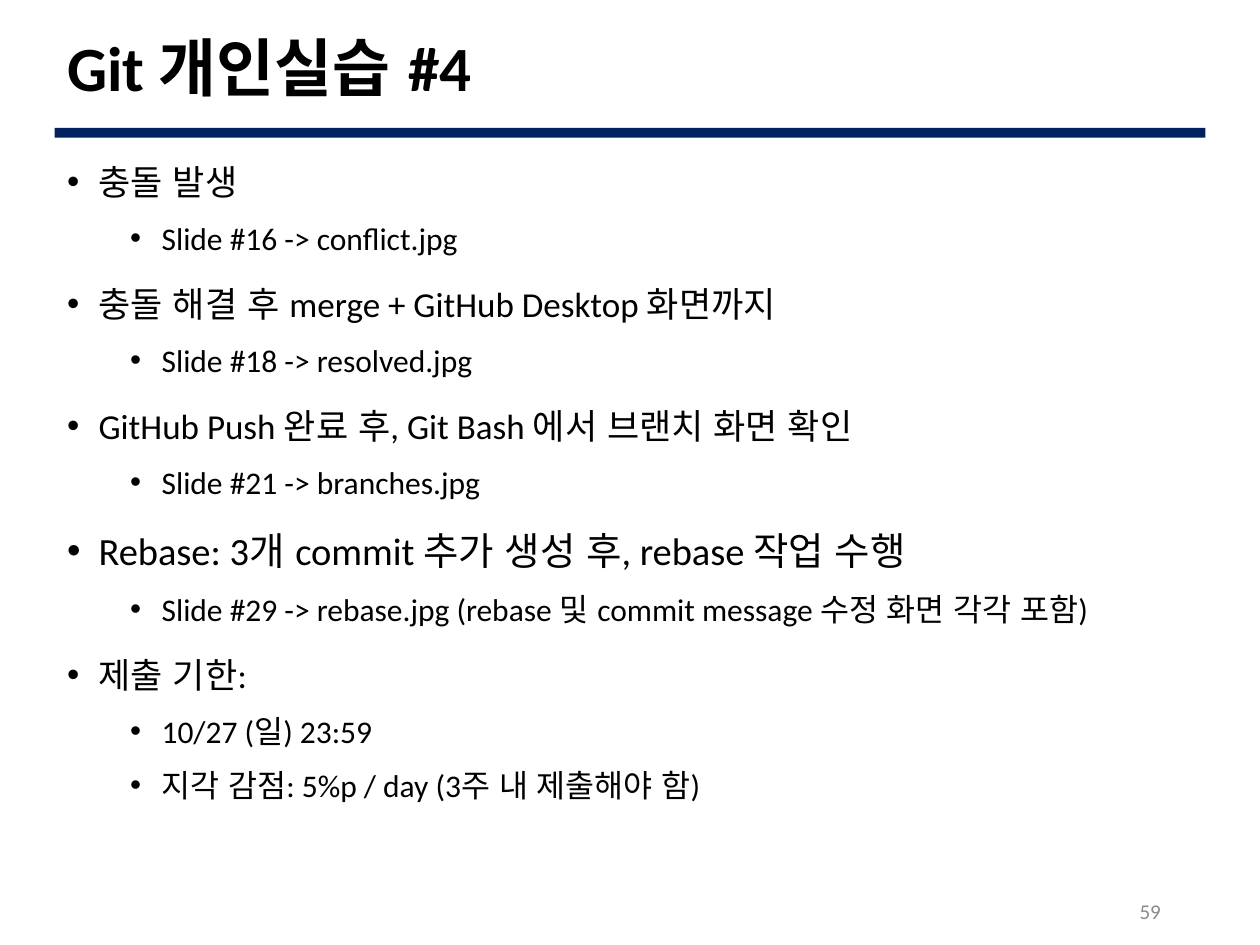
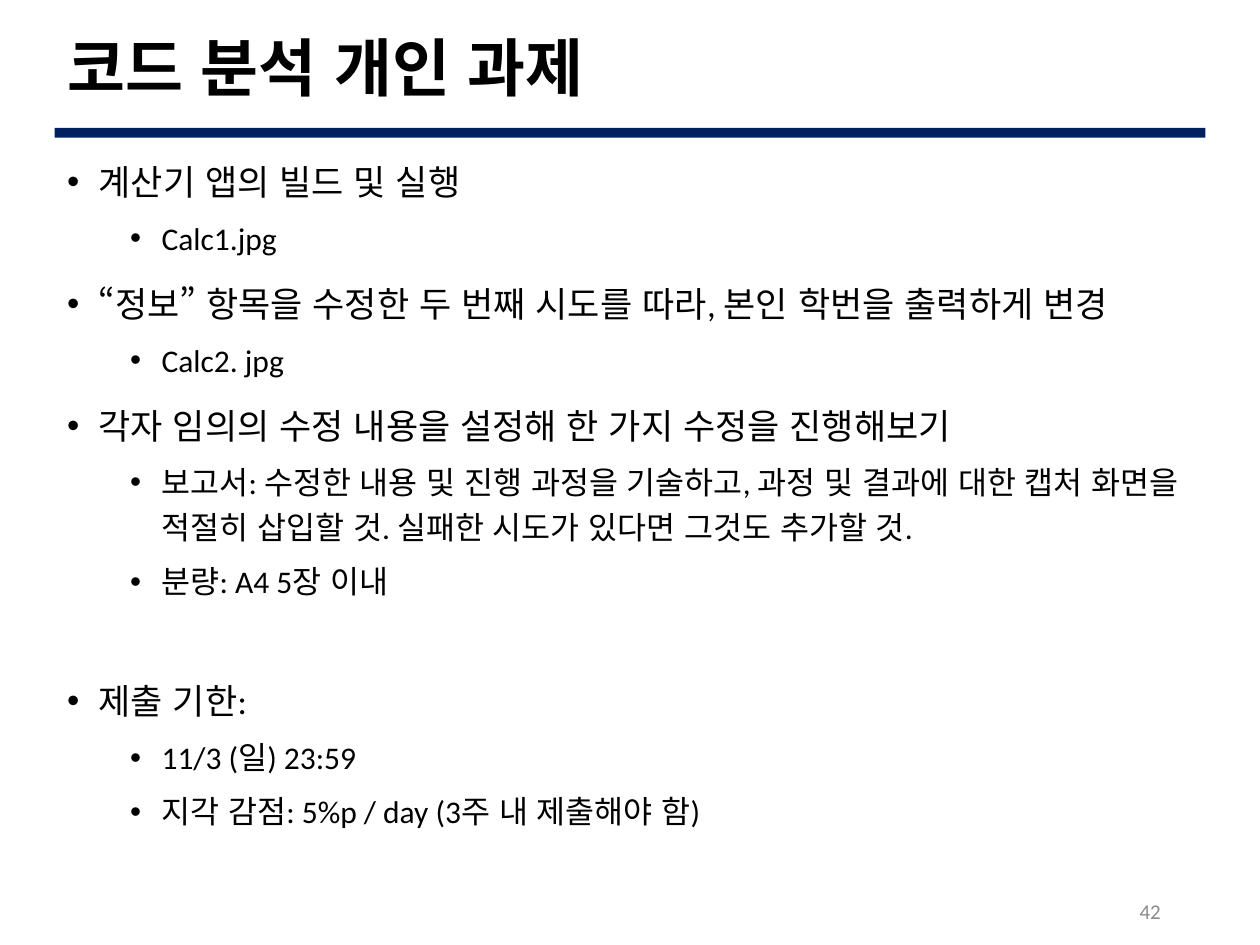
Before and after one commit to JBNU-JEduTools/osscourse, a slide deck: slide 42 of Slides/8. 코드 분석 1.pptx (slide 59 before the commit). Drawn at 1260x945 pixels with LibreOffice and Linux fonts; fonts in the diff are those of the drawing; background and template pictures are left out. Boxes give left, top, right and bottom in pixels: in the first picture for what was removed or moved away, otherwise in the second. Text is boxed around its words. In the diff, an @@ line names an element or a change of style, - is before the commit and + after.

```diff
--- a/Slides/8. 코드 분석 1.pptx
+++ b/Slides/8. 코드 분석 1.pptx
@@ title at (67, 38, 584, 97): text changed @@
-Git 개인실습 #4
+코드 분석 개인 과제
@@ text at (99, 166, 1179, 596): text changed @@
-• 충돌 발생
-  • Slide #16 -> conflict.jpg
-• 충돌 해결 후 merge + GitHub Desktop 화면까지
-  • Slide #18 -> resolved.jpg
-• GitHub Push 완료 후, Git Bash 에서 브랜치 화면 확인
-  • Slide #21 -> branches.jpg
-• Rebase: 3개 commit 추가 생성 후, rebase 작업 수행
-  • Slide #29 -> rebase.jpg (rebase 및 commit message 수정 화면 각각 포함)
+• 계산기 앱의 빌드 및 실행
+  • Calc1.jpg
+• “정보” 항목을 수정한 두 번째 시도를 따라, 본인 학번을 출력하게 변경
+  • Calc2. jpg
+• 각자 임의의 수정 내용을 설정해 한 가지 수정을 진행해보기
+  • 보고서: 수정한 내용 및 진행 과정을 기술하고, 과정 및 결과에 대한 캡처 화면을 적절히 삽입할 것. 실패한 시도가 있다면 그것도 추가할 것.
+  • 분량: A4 5장 이내
@@ text at (162, 743, 356, 773): text changed @@
-  • 10/27 (일) 23:59
+  • 11/3 (일) 23:59
@@ page number at (1140, 905, 1161, 919): text changed @@
-59
+42
```
Also in this commit, not shown: 8 other slides changed, 15 slides added, 40 slides removed, 5 other files.
